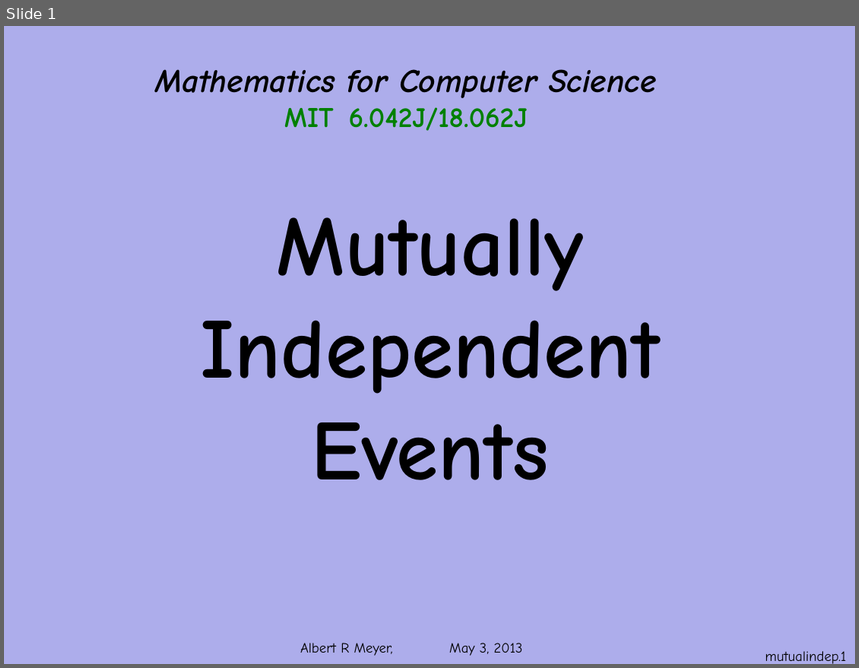
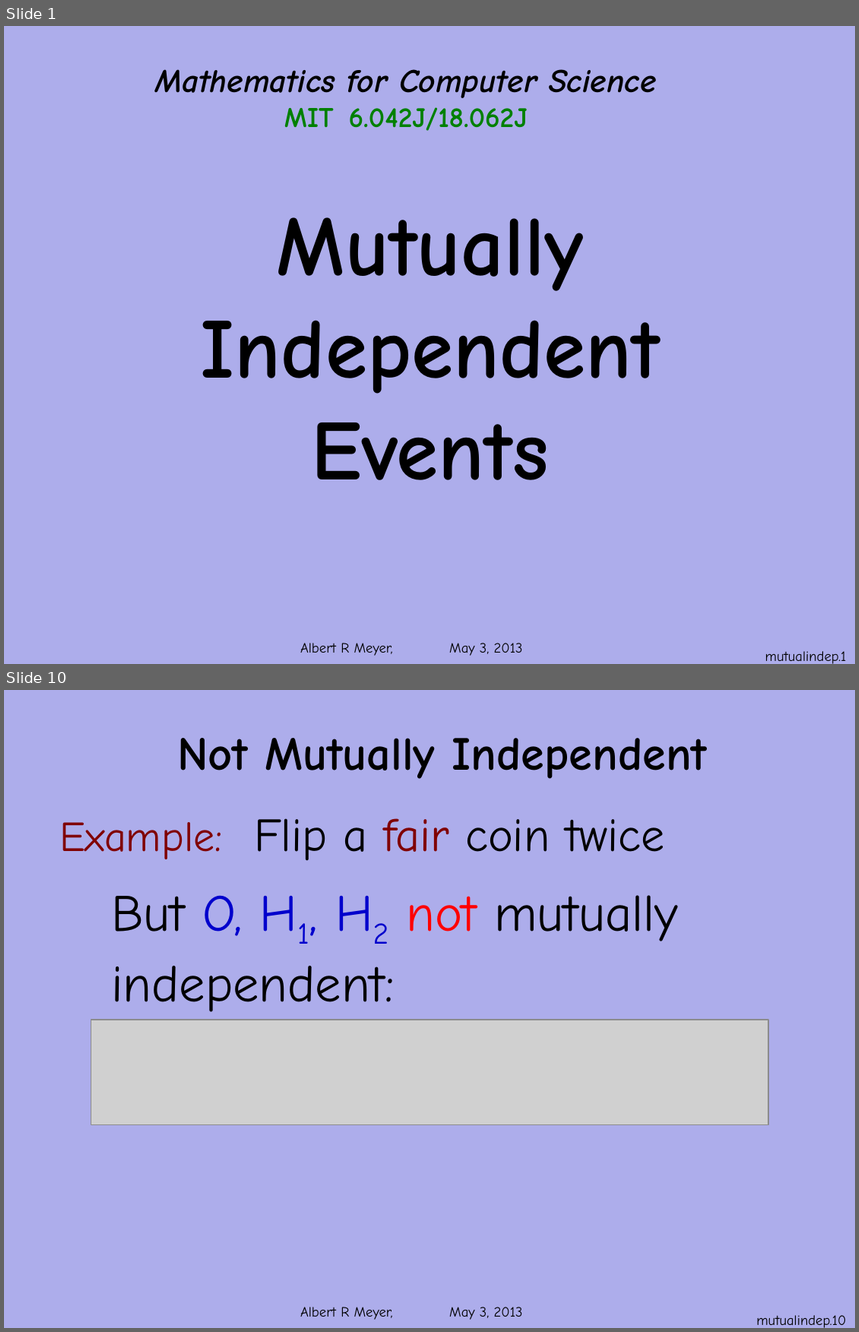
Before and after one commit to armeyer/mcs_web, a slide deck: spring13/slides13/prob-mutual-independence.pptx. Shown one above the other, each under a label of ours: slide 1 before the commit, slides 1 and 10 after it; the slides between them are not shown. The pictures are 859x668 and 859x1332 pixels, drawn with LibreOffice and Linux fonts; fonts in the diff are those of the drawing; grey boxes stand for pictures; background and template pictures are left out. Boxes give left, top, right and bottom in pixels: in the first picture for what was removed or moved away, otherwise in the second. Text is boxed around its words. In the diff, an @@ line names an element or a change of style, - is before the commit and + after.

Commit message:
revise prob-independence prob-mutual-independence.pptx

```diff
--- a/spring13/slides13/prob-mutual-independence.pptx
+++ b/spring13/slides13/prob-mutual-independence.pptx
@@ slide 10 added at (4, 690, 855, 1328), background #ADADEB; not listed: 1 template element that a slide beside it also shows @@
@@ title added at (177, 738, 707, 779), 40 pt, text #000000, bold @@
+Not Mutually Independent
@@ text added at (59, 818, 664, 861), 40 pt, text #000000 @@
+Example: Flip a fair coin twice
@@ text added at (111, 895, 678, 1012), 44 pt, text #000000 @@
+But O, H1, H2 not mutually
+independent:
@@ picture added at (91, 1021, 769, 1125) @@
@@ page number added at (756, 1315, 846, 1328), 12 pt, text #000000 @@
+mutualindep.10
```
Also in this commit, not shown: 8 slides changed, 11 other slides added, 2 other files.
